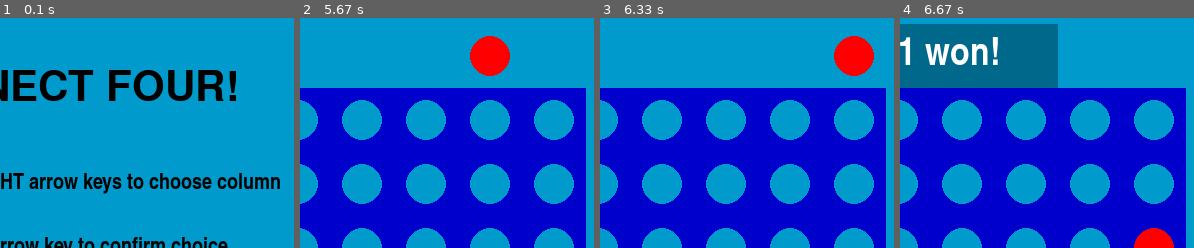
Above: before the commit, frames 1-4 (left to right).
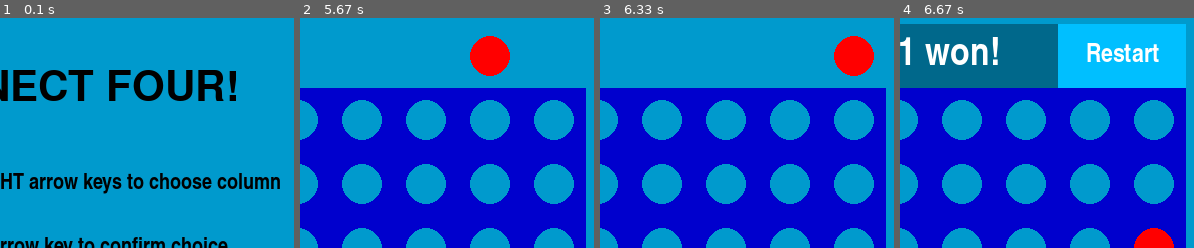
Above: after the commit, the same moments.

Repository: buck272/connect-four-pygame
Game: pygame game, started from main.py
The game is run twice, just before and just after one commit, with the same random seed, the same clock (stepped at 60 frames per second) and the same inputs.
Inputs (mouse positions are % of the whole screen's width and height, from its top left):
- Up to frame 1 (0.1 s): no input
- Up to frame 2 (5.67 s): press the mouse at (23, 71) at 0.37 s; move the mouse to (36, 67) at 0.47 s; release the mouse at (48, 63) at 0.6 s; hold Left 0.67-1.2 s; move the mouse to (25, 2) at 0.7 s; hold Down 1.23-1.53 s; hold Left 1.57-1.97 s; hold Right 2-2.63 s; hold Down 2.67-3.03 s; hold Left 3.07-3.53 s; hold Right 3.57-4.03 s; hold Right 4.07-4.53 s; hold Left 4.57-5.1 s; hold Down 5.13-5.43 s; hold Left from 5.47 s (still down)
- Up to frame 3 (6.33 s): release Left at 5.87 s; hold Right from 5.9 s (still down)
- Up to frame 4 (6.67 s): release Right at 6.53 s; hold Down from 6.57 s (still down)
The pictures show only the part of the screen within x 39-89%, y 0-50%; the shares and areas given below are measured in that part.

Frames 1-3 are identical in both runs. In frame 4, 12% of the frame differs, in the area x 53-98%, y 2-31%.

Commit message:
Added restart functionality but still under development

Diff:
--- a/game.py
+++ b/game.py
@@ -252,21 +252,21 @@
                     pygame.quit()
                     sys.exit()
 
-        #   restart_button = Button(CELL_WIDTH * 2, CELL_HEIGHT, "deepskyblue1", "Restart", "white", "Impact", 24)
-        #   self.display_surface.blit(restart_button.render(), (CELL_WIDTH * 7, CELL_HEIGHT))
-        #
-        #   x, y = pygame.mouse.get_pos()
-        #   if (x >= CELL_WIDTH * 7 and x <= CELL_WIDTH *9) and (y >= CELL_HEIGHT and y <= CELL_HEIGHT * 2):
-        #       restart_button.btn_color = "green3"
-        #       self.display_surface.blit(restart_button.render(), (CELL_WIDTH * 7, CELL_HEIGHT))
-
-        #   if pygame.mouse.get_pressed()[0]:
-        #       x, y = pygame.mouse.get_pos()
-        #       if (x >= CELL_WIDTH * 7 and x <= CELL_WIDTH *9) and (y >= CELL_HEIGHT and y <= CELL_HEIGHT * 2):
-        #           restart = True
-        #           self.display_surface.fill(BG_COLOR)
-        #           winner_running = False
+            restart_button = Button(CELL_WIDTH * 2, CELL_HEIGHT, "deepskyblue1", "Restart", "white", "Impact", 24)
+            self.display_surface.blit(restart_button.render(), (CELL_WIDTH * 7, CELL_HEIGHT))
+
+            x, y = pygame.mouse.get_pos()
+            if (x >= CELL_WIDTH * 7 and x <= CELL_WIDTH *9) and (y >= CELL_HEIGHT and y <= CELL_HEIGHT * 2):
+                restart_button.btn_color = "green3"
+                self.display_surface.blit(restart_button.render(), (CELL_WIDTH * 7, CELL_HEIGHT))
+
+            if pygame.mouse.get_pressed()[0]:
+                x, y = pygame.mouse.get_pos()
+                if (x >= CELL_WIDTH * 7 and x <= CELL_WIDTH *9) and (y >= CELL_HEIGHT and y <= CELL_HEIGHT * 2):
+                    restart = True
+                    self.display_surface.fill(BG_COLOR)
+                    winner_running = False
 
             pygame.display.update()
             self.clock.tick(FRAMERATE)
-        #return restart
+        return restart
--- a/main.py
+++ b/main.py
@@ -14,6 +14,7 @@
     game = Game(player_one, player_two)
 
     # running the game
-    game.intro()
-    game.run()
-    game.winner_screen()
+    while True:
+        game.intro()
+        game.run()
+        game.winner_screen()
